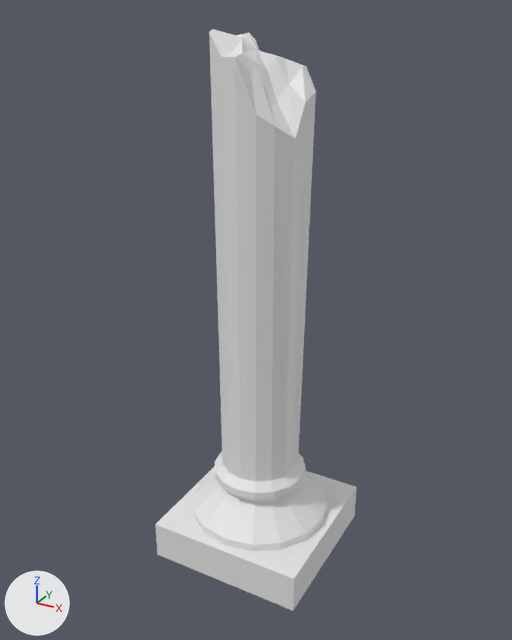
The Blender file 3D_Stuff/Models/PILLAR_BROKE.blend: old version first, new version second.
Rendered twice from a 50 mm lens placed at (7.41, -13.69, 13.26), pointed at (-0.09, -0.05, 6.44). Arrows for +X, +Y and +Z are at lower left; the lights stay in place.
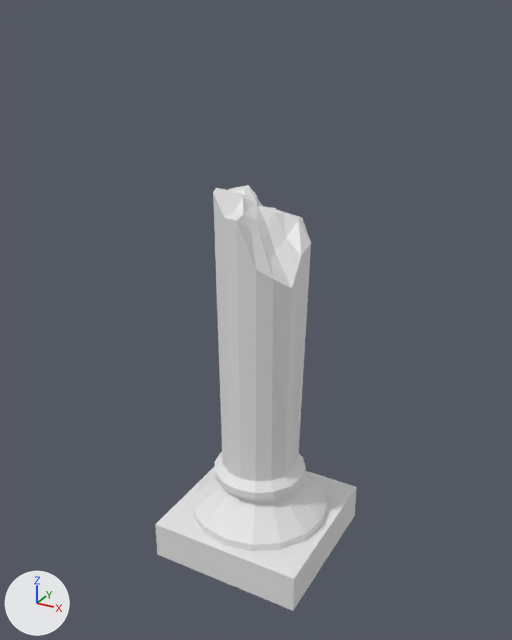
Commit message: fixed broken pillar

Edits to the bpy script that builds the scene:
```text
Change me_cylinder:
    where me_cylinder.from_pydata(...)  # 145 vertices, 166 faces; spans x -2.0..2.0, y -2.0..2.0, z -8.5..4.38
    used by ob_cylinder; location = (0.0, 0.0, 8.5)
    me_cylinder part 1: all 41 vertices in x -1.0..1.11, y -1.02..1.0, z 2.33..4.38 are moved by (0.0, 0.0, -3.26)
```

Changed parts and their boxes [x1, y1, x2, y2] in the pictures (512 x 640 px; the box of a moved part takes in the faces that stretch with it):
'Cylinder', reshaped (27% shorter)
    before: [155, 29, 357, 611]
    after: [155, 185, 357, 611]
part 1 of me_cylinder, moved or reshaped
    before: [209, 29, 316, 439]
    after: [213, 185, 311, 439]
